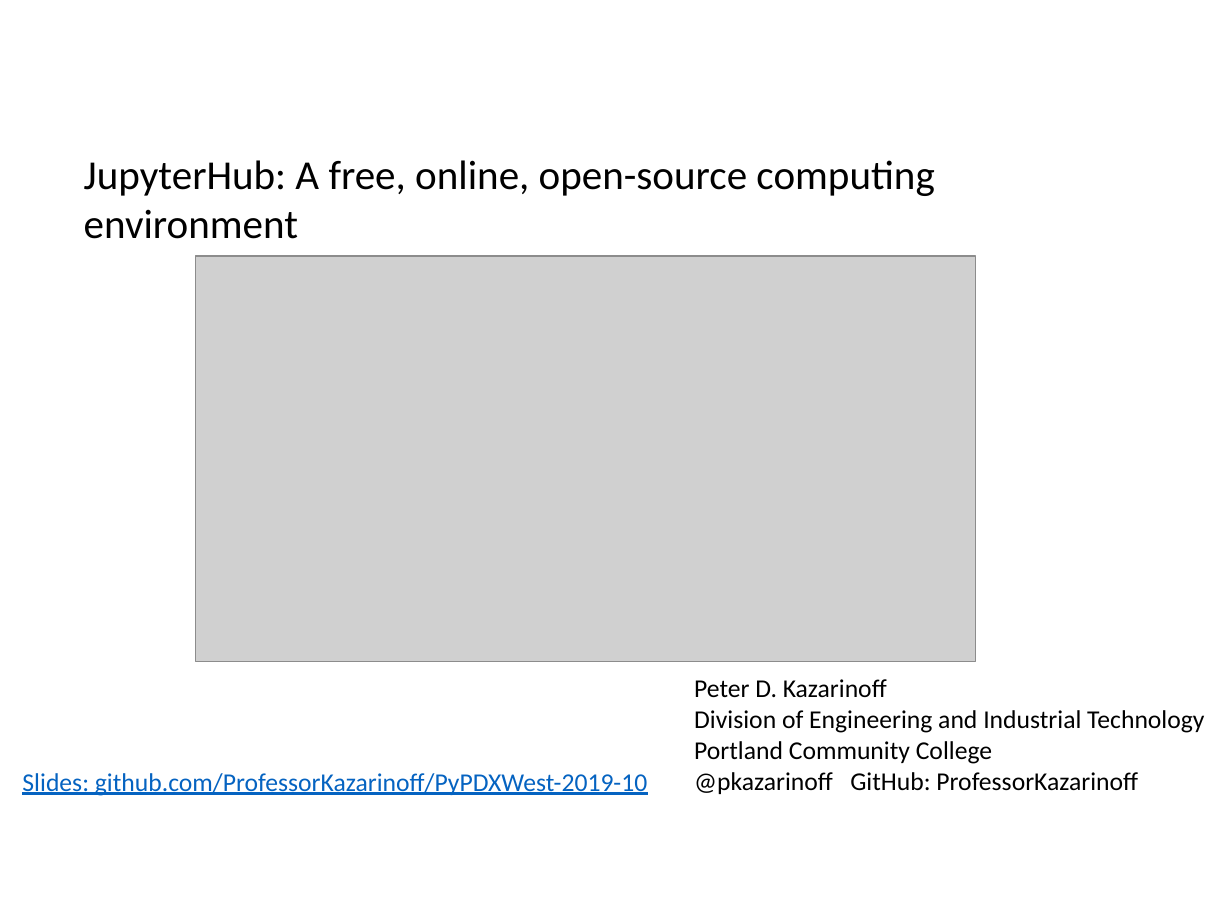
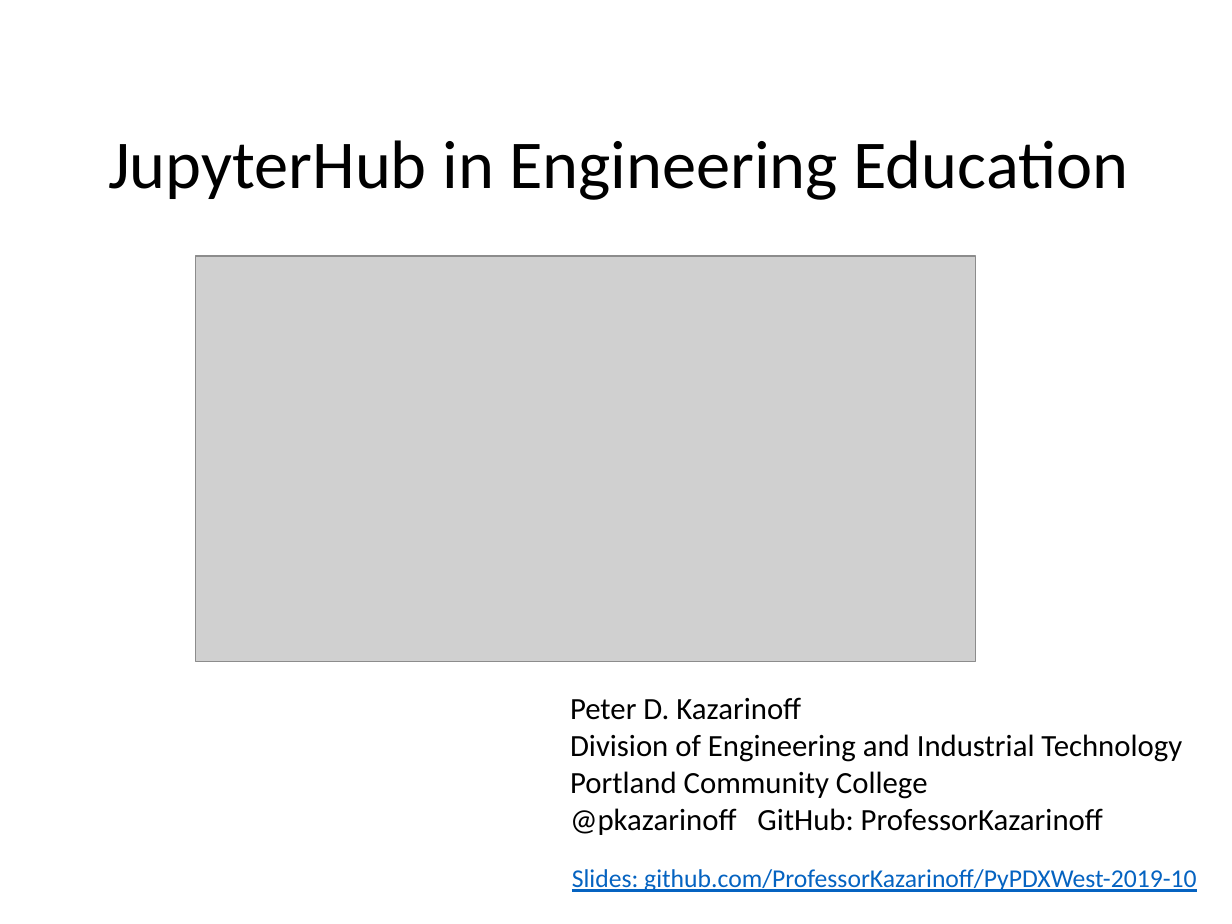
Before and after one commit to ProfessorKazarinoff/PyPDXWest-2019-10, a slide deck: slide 1 of PeterKazarinoff_PyPDX_2019-10-08.pptx. Drawn at 1232x924 pixels with LibreOffice and Linux fonts; fonts in the diff are those of the drawing; grey boxes stand for pictures. Boxes give left, top, right and bottom in pixels: in the first picture for what was removed or moved away, otherwise in the second. Text is boxed around its words. In the diff, an @@ line names an element or a change of style, - is before the commit and + after.

```diff
--- a/PeterKazarinoff_PyPDX_2019-10-08.pptx
+++ b/PeterKazarinoff_PyPDX_2019-10-08.pptx
@@ text at <box>108,140,1128,200</box>: text changed; size 24 to 40 pt @@
-JupyterHub: A free, online, open-source computing environment
+JupyterHub in Engineering Education
@@ text "Peter D. Kazarinoff": place and size @@
-text "Peter D. Kazarinoff" at <box>694,679,1204,794</box>
+text "Peter D. Kazarinoff" at <box>570,697,1182,835</box>
@@ text "Peter D. Kazarinoff" at <box>570,697,1182,835</box>: size 15 to 18 pt @@
@@ text "Slides: github.com/ProfessorKazarinoff/PyPDXWest-2019-10": place and size @@
-text "Slides: github.com/ProfessorKazarinoff/PyPDXWest-2019-10" at <box>22,773,647,796</box>
+text "Slides: github.com/ProfessorKazarinoff/PyPDXWest-2019-10" at <box>572,869,1196,892</box>
```
Also in this commit, not shown: 1 other slide changed, 1 slide added, 1 other file.
